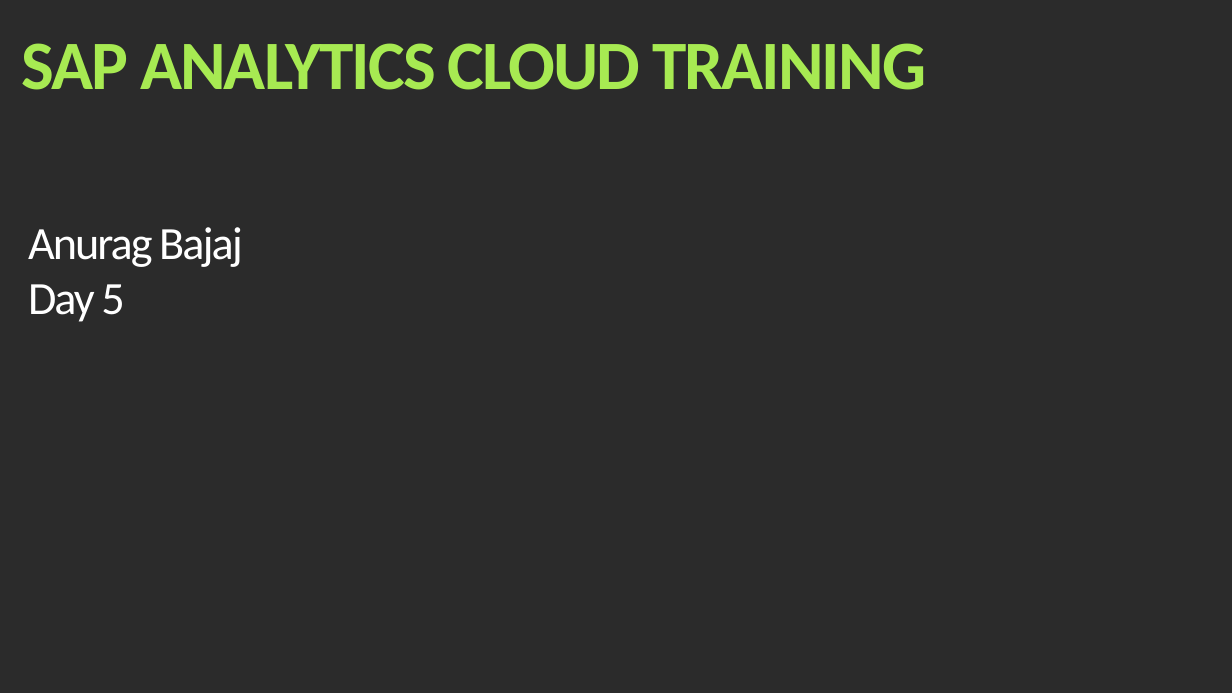
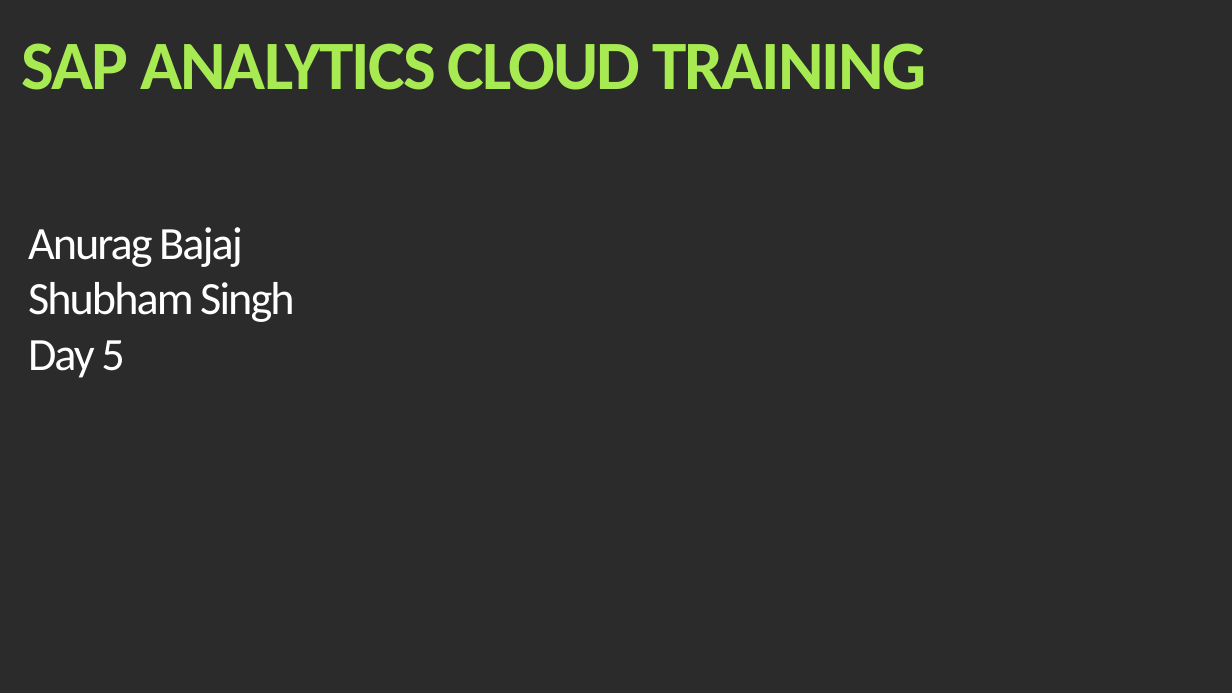
Before and after one commit to soyuztechnologies/SAC_SaamaTechnologies, a slide deck: slide 1 of day 5/SAC_Training Day 5.pptx. Drawn at 1232x693 pixels with LibreOffice and Linux fonts; fonts in the diff are those of the drawing; background and template pictures are left out; a plain dark background stands for a picture behind light text. Boxes give left, top, right and bottom in pixels: in the first picture for what was removed or moved away, otherwise in the second. Text is boxed around its words. In the diff, an @@ line names an element or a change of style, - is before the commit and + after.

```diff
--- a/day 5/SAC_Training Day 5.pptx
+++ b/day 5/SAC_Training Day 5.pptx
@@ text at (x1=28, y1=282, x2=294, y2=322): paragraph added @@
+Shubham Singh
```
Also in this commit, not shown: 3 other slides changed, 1 slide removed.
